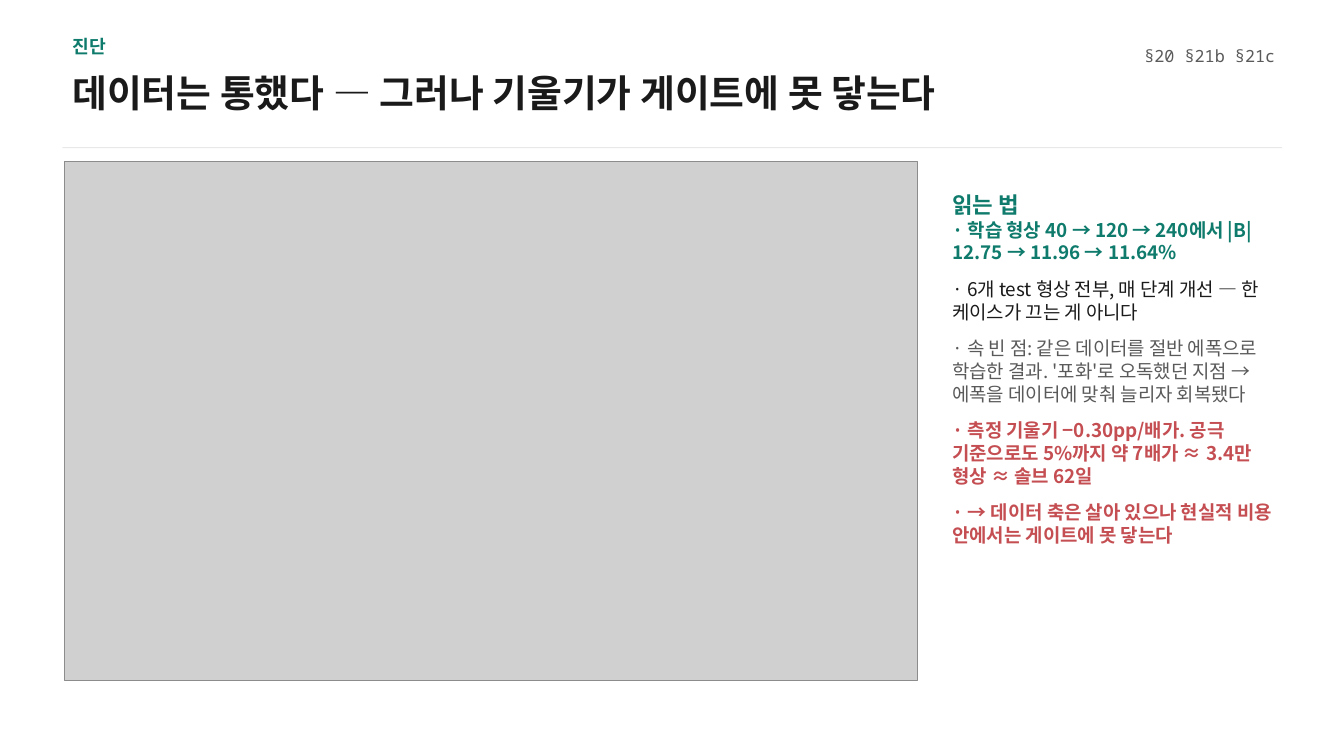
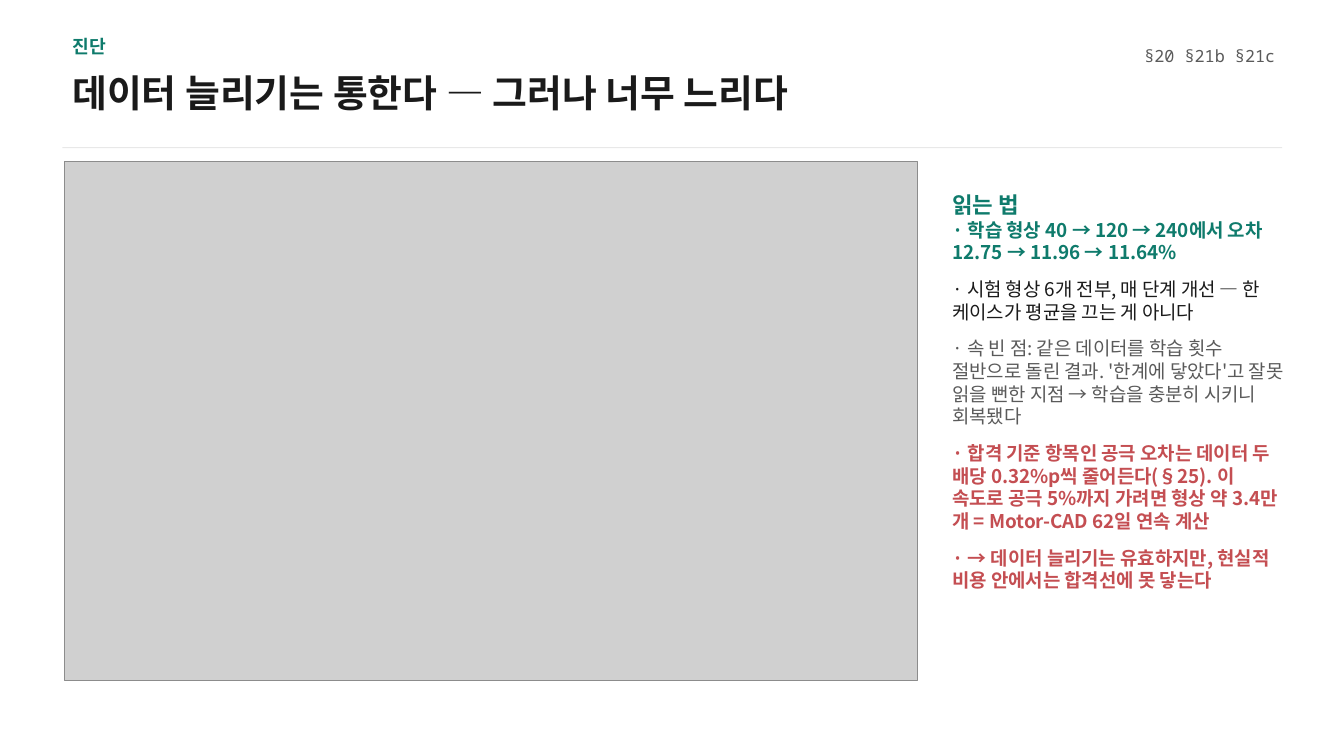
Before and after one commit to enjoyneer87/EveryMotor, a slide deck: slide 9 of results/viz/motorai_seminar_20260807.pptx (slide 8 before the commit). Drawn at 1344x756 pixels with LibreOffice and Linux fonts; fonts in the diff are those of the drawing; grey boxes stand for pictures. Boxes give left, top, right and bottom in pixels: in the first picture for what was removed or moved away, otherwise in the second. Text is boxed around its words. In the diff, an @@ line names an element or a change of style, - is before the commit and + after.

```diff
--- a/results/viz/motorai_seminar_20260807.pptx
+++ b/results/viz/motorai_seminar_20260807.pptx
@@ text at bbox=[72, 75, 788, 111]: text changed @@
-데이터는 통했다 — 그러나 기울기가 게이트에 못 닿는다
+데이터 늘리기는 통한다 — 그러나 너무 느리다
@@ text at bbox=[952, 221, 1284, 589]: text changed @@
-· 학습 형상 40 → 120 → 240에서 |B| 12.75 → 11.96 → 11.64%
-· 6개 test 형상 전부, 매 단계 개선 — 한 케이스가 끄는 게 아니다
-· 속 빈 점: 같은 데이터를 절반 에폭으로 학습한 결과. '포화'로 오독했던 지점 → 에폭을 데이터에 맞춰 늘리자 회복됐다
-· 측정 기울기 −0.30pp/배가. 공극 기준으로도 5%까지 약 7배가 ≈ 3.4만 형상 ≈ 솔브 62일
-· → 데이터 축은 살아 있으나 현실적 비용 안에서는 게이트에 못 닿는다
+· 학습 형상 40 → 120 → 240에서 오차 12.75 → 11.96 → 11.64%
+· 시험 형상 6개 전부, 매 단계 개선 — 한 케이스가 평균을 끄는 게 아니다
+· 속 빈 점: 같은 데이터를 학습 횟수 절반으로 돌린 결과. '한계에 닿았다'고 잘못 읽을 뻔한 지점 → 학습을 충분히 시키니 회복됐다
+· 합격 기준 항목인 공극 오차는 데이터 두 배당 0.32%p씩 줄어든다(§25). 이 속도로 공극 5%까지 가려면 형상 약 3.4만 개 = Motor-CAD 62일 연속 계산
+· → 데이터 늘리기는 유효하지만, 현실적 비용 안에서는 합격선에 못 닿는다
```
Also in this commit, not shown: 13 other slides changed, 3 slides added, 4 other files.
